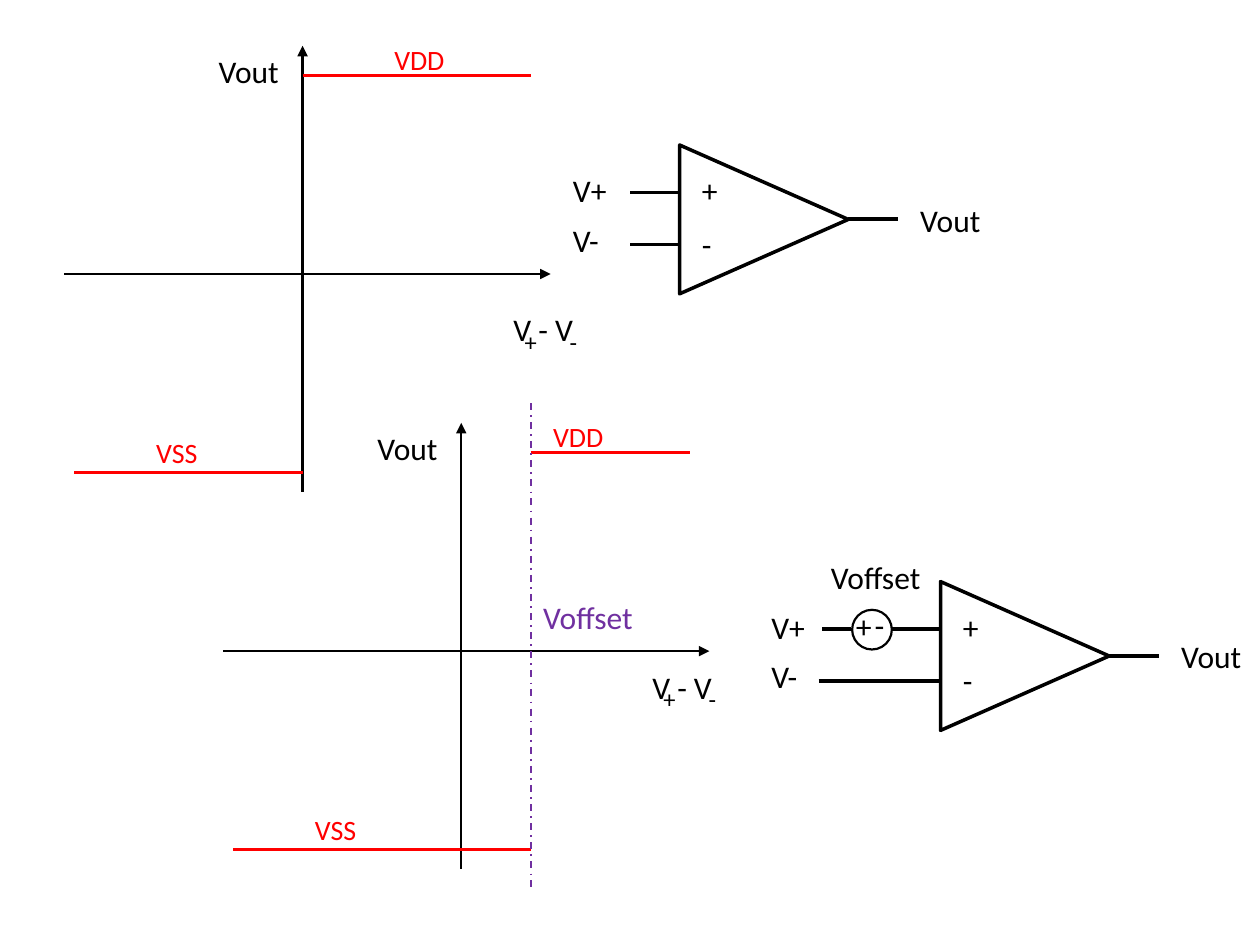
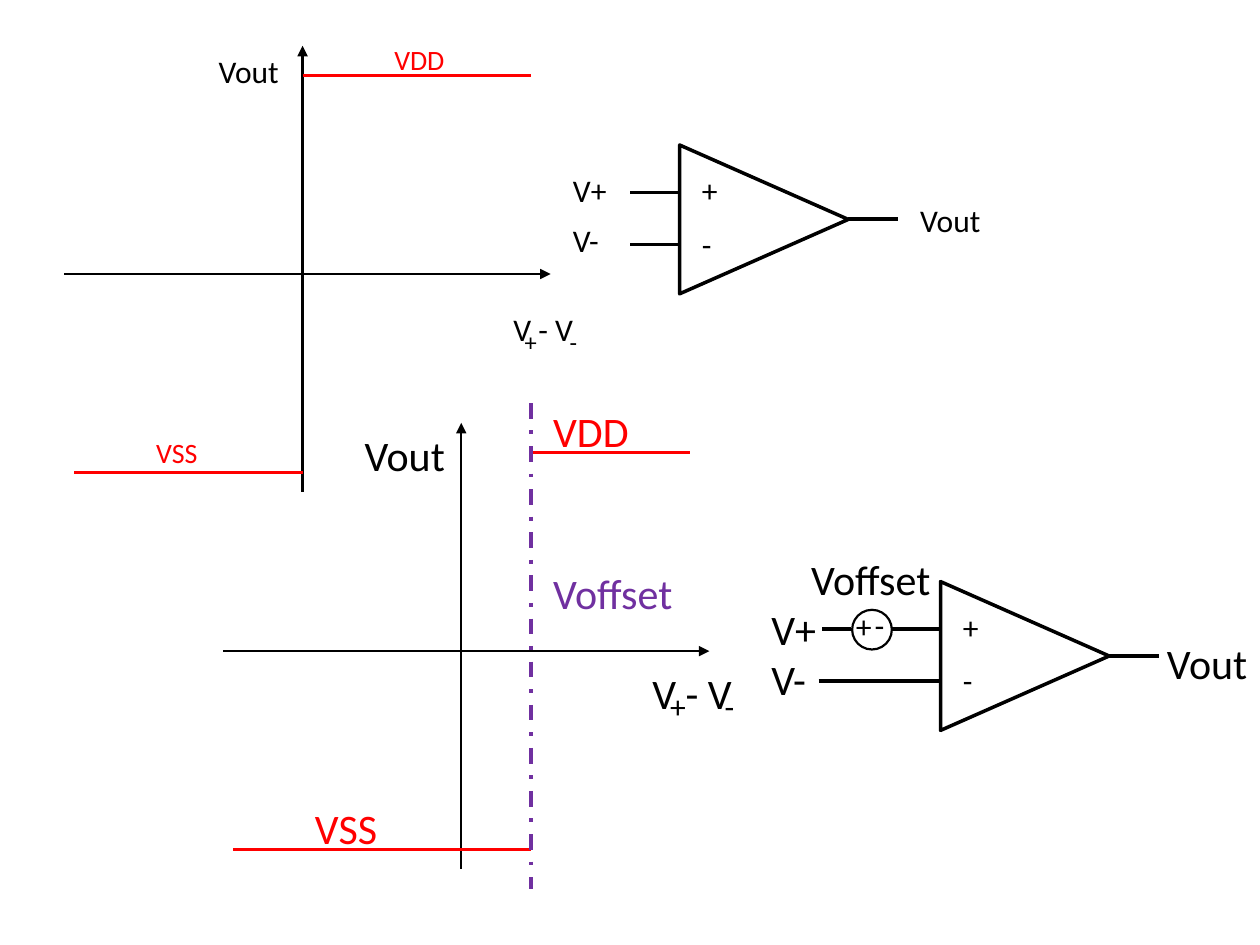
Before and after one commit to alexander-standaert/Thesis-Design-of-RRam, a slide deck: slide 10 of Thesis/fig/figure presentation.pptx. Drawn at 1260x945 pixels with LibreOffice and Linux fonts; fonts in the diff are those of the drawing. Boxes give left, top, right and bottom in pixels: in the first picture for what was removed or moved away, otherwise in the second. Text is boxed around its words. In the diff, an @@ line names an element or a change of style, - is before the commit and + after.

```diff
--- a/Thesis/fig/figure presentation.pptx
+++ b/Thesis/fig/figure presentation.pptx
@@ line (530, 403) - (530, 890): stroke #7030A0 1 pt dashed to #7030A0 2.25 pt dashed @@
@@ text "VDD" at (553, 420, 629, 454): size 16 to 24 pt @@
@@ text "VDD": place and size @@
-text "VDD" at (553, 429, 603, 453)
+text "VDD" at (553, 420, 629, 454)
@@ text "Vout": place and size @@
-text "Vout" at (377, 439, 437, 461)
+text "Vout" at (365, 444, 445, 472)
@@ size 18 to 24 pt in 7 elements at (771, 668, 806, 695), (771, 618, 816, 645), (365, 444, 445, 472), (1167, 652, 1247, 680), (811, 566, 930, 596), (652, 682, 732, 711), (553, 580, 672, 610) @@
@@ text "Voffset": place and size @@
-text "Voffset" at (543, 607, 632, 630)
+text "Voffset" at (553, 580, 672, 610)
@@ text "Voffset": place and size @@
-text "Voffset" at (831, 567, 920, 590)
+text "Voffset" at (811, 566, 930, 596)
@@ text "Vout": place and size @@
-text "Vout" at (1181, 647, 1241, 669)
+text "Vout" at (1167, 652, 1247, 680)
@@ text "+": place and size @@
-text "+" at (651, 678, 689, 721)
+text "+" at (658, 680, 699, 731)
@@ text "+" at (658, 680, 699, 731): size 14 to 18 pt @@
@@ text "-" at (712, 680, 747, 731): size 14 to 18 pt @@
@@ text "-": place and size @@
-text "-" at (697, 678, 730, 721)
+text "-" at (712, 680, 747, 731)
@@ text "VSS" at (315, 816, 377, 851): size 16 to 24 pt @@
```
Also in this commit, not shown: 4 other slides changed, 1 slide added, 11 other files.
